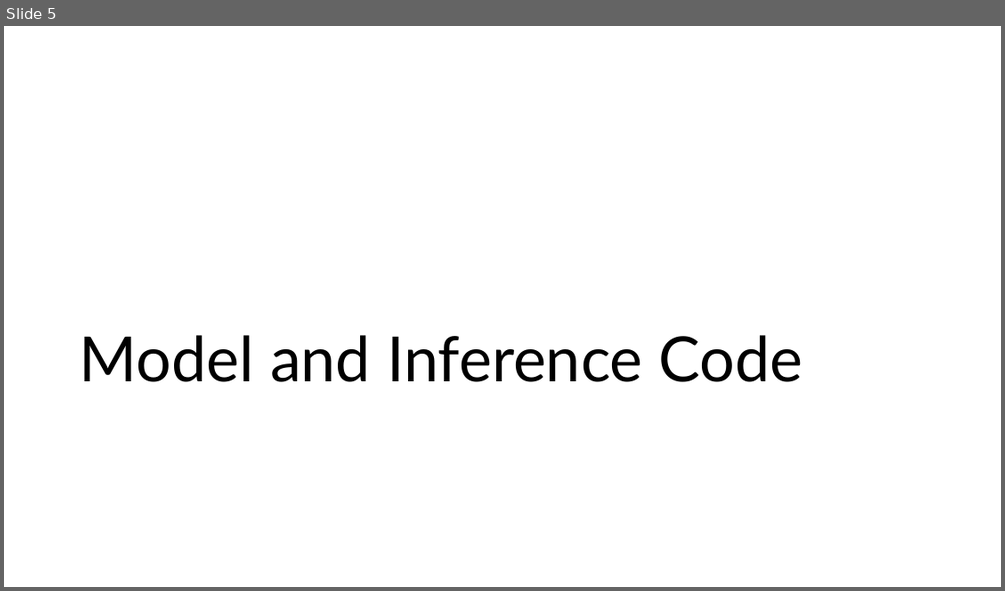
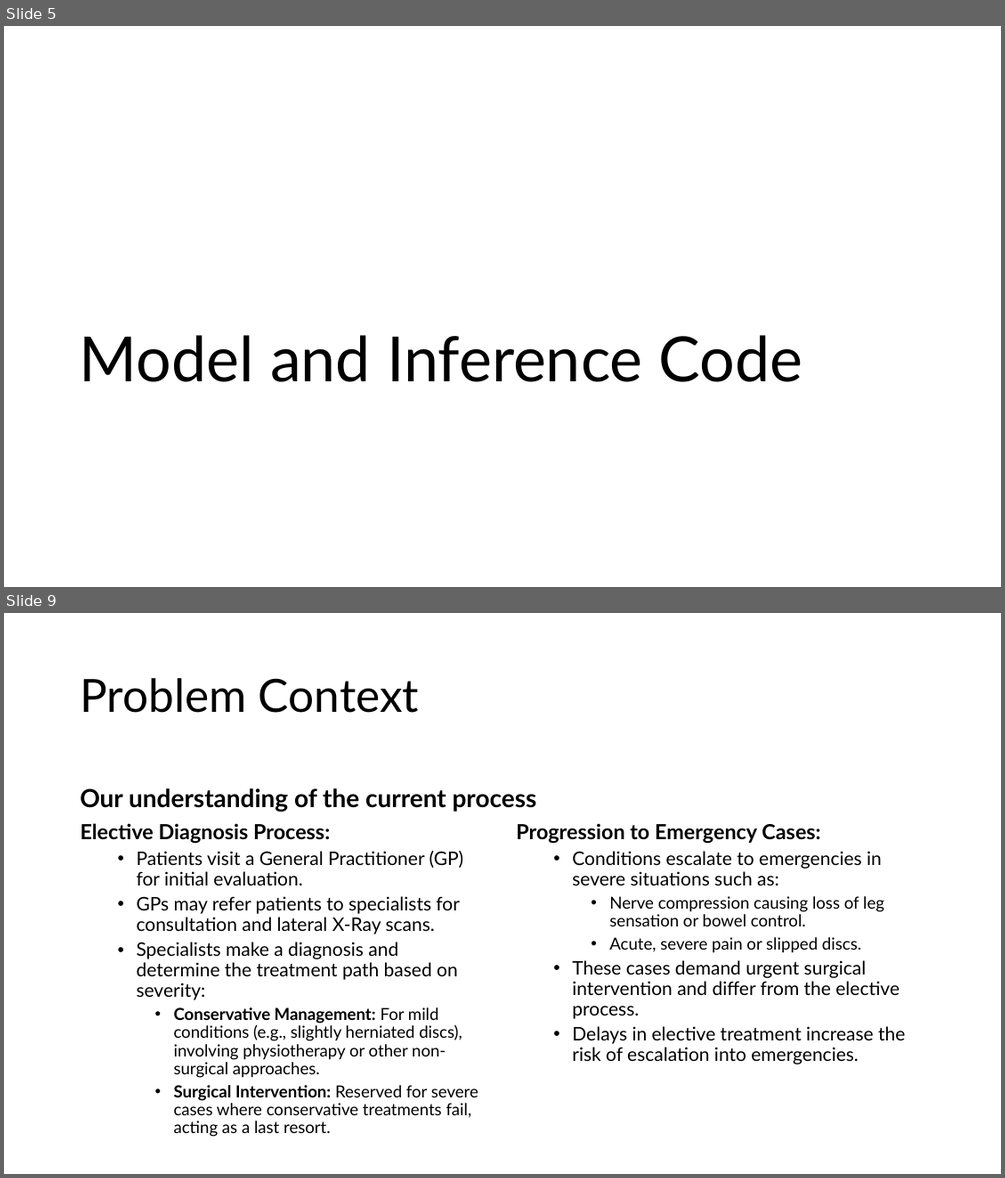
Before and after one commit to yusiGM/StrykerAI2024, a slide deck: SubmissionResources/StrykerSubmissionppt.pptx. Shown one above the other, each under a label of ours: slide 5 before the commit, slides 5 and 9 after it; the slides between them are not shown. The pictures are 1005x591 and 1005x1178 pixels, drawn with LibreOffice and Linux fonts; fonts in the diff are those of the drawing. Boxes give left, top, right and bottom in pixels: in the first picture for what was removed or moved away, otherwise in the second. Text is boxed around its words. In the diff, an @@ line names an element or a change of style, - is before the commit and + after.

```diff
--- a/SubmissionResources/StrykerSubmissionppt.pptx
+++ b/SubmissionResources/StrykerSubmissionppt.pptx
@@ slide 9 added at bbox=[4, 613, 1001, 1174], background #FFFFFF @@
@@ title added at bbox=[81, 678, 419, 713], 44 pt, text #000000 @@
+Problem Context
@@ text added at bbox=[80, 788, 537, 811], 24 pt, text #000000, bold @@
+Our understanding of the current process
@@ text added at bbox=[81, 823, 478, 1136], 16 pt, text #000000 @@
+Elective Diagnosis Process:
+  • Patients visit a General Practitioner (GP) for initial evaluation.
+  • GPs may refer patients to specialists for consultation and lateral X-Ray scans.
+  • Specialists make a diagnosis and determine the treatment path based on severity:
+    • Conservative Management: For mild conditions (e.g., slightly herniated discs), involving physiotherapy or other non-surgical approaches.
+    • Surgical Intervention: Reserved for severe cases where conservative treatments fail, acting as a last resort.
@@ text added at bbox=[516, 823, 905, 1064], 18 pt, text #000000 @@
+Progression to Emergency Cases:
+  • Conditions escalate to emergencies in severe situations such as:
+    • Nerve compression causing loss of leg sensation or bowel control.
+    • Acute, severe pain or slipped discs.
+  • These cases demand urgent surgical intervention and differ from the elective process.
+  • Delays in elective treatment increase the risk of escalation into emergencies.
```
Also in this commit, not shown: 9 slides changed, 29 other slides added, 2 slides removed.
